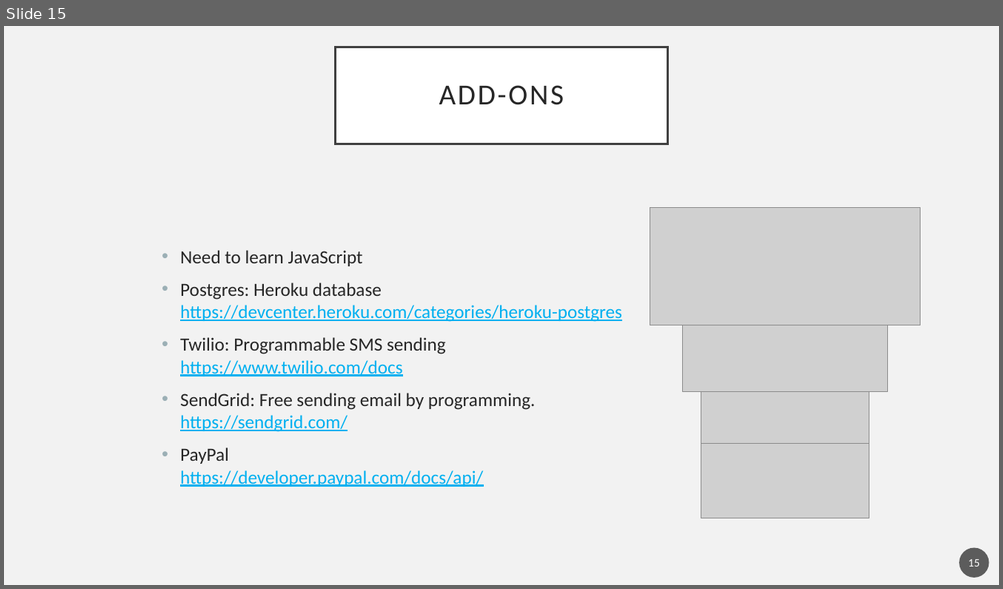
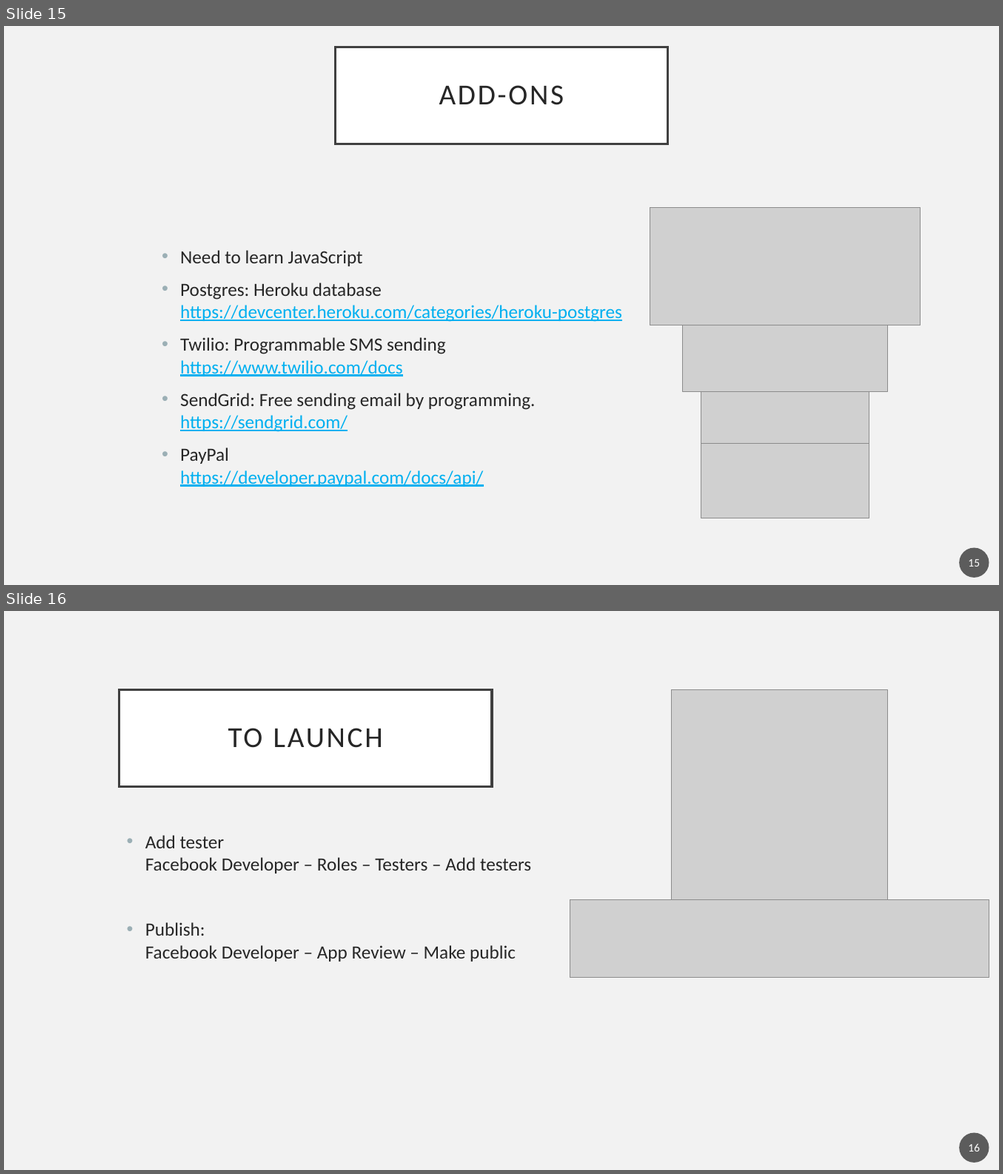
Before and after one commit to YehoonLee3/ChatBotCourse, a slide deck: 4-1 Review.pptx. Shown one above the other, each under a label of ours: slide 15 before the commit, slides 15 and 16 after it. The pictures are 1003x589 and 1003x1174 pixels, drawn with LibreOffice and Linux fonts; fonts in the diff are those of the drawing; grey boxes stand for pictures. Boxes give left, top, right and bottom in pixels: in the first picture for what was removed or moved away, otherwise in the second. Text is boxed around its words. In the diff, an @@ line names an element or a change of style, - is before the commit and + after.

Commit message:
add tester and launch

```diff
--- a/4-1 Review.pptx
+++ b/4-1 Review.pptx
@@ slide 16 added at box(4, 611, 999, 1170), background #F2F2F2 @@
@@ title added at box(119, 689, 492, 786), fill #FFFFFF, outline #404040 2.5 pt, 28 pt, text #262626 @@
+TO LAUNCH
@@ picture added at box(671, 689, 888, 900) @@
@@ text added at box(145, 835, 531, 962), 18 pt, text #262626 @@
+• Add tester
+  Facebook Developer – Roles – Testers – Add testers
+• Publish:
+  Facebook Developer – App Review – Make public
@@ picture added at box(569, 900, 989, 978) @@
@@ page number added at box(959, 1133, 989, 1163), fill #1D1D1D at 70% opacity, 11 pt, text #FFFFFF @@
+16
```
